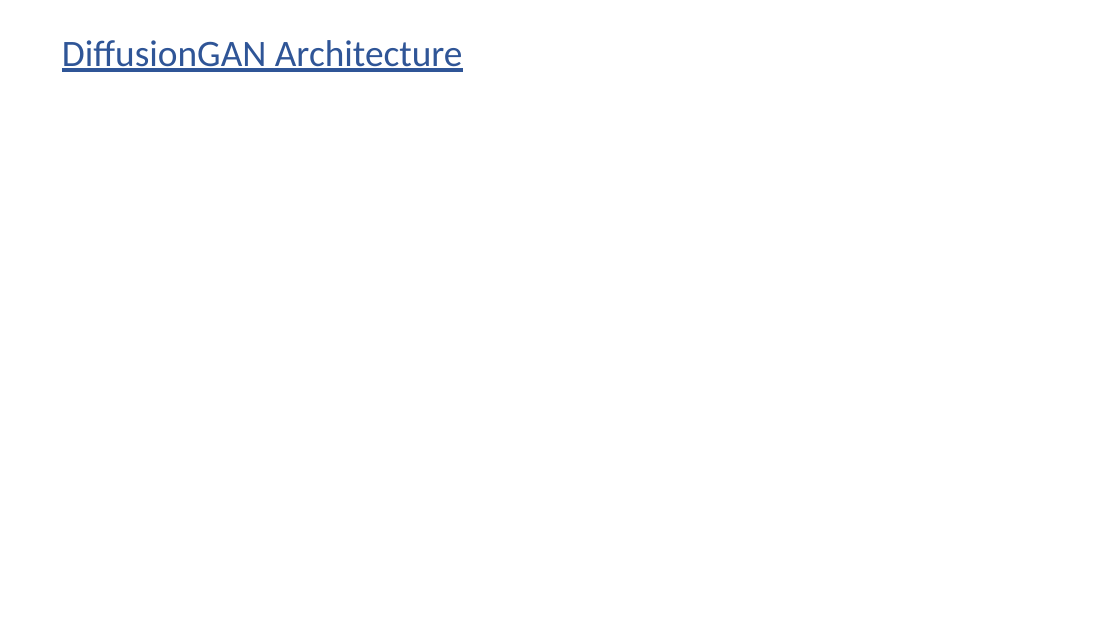
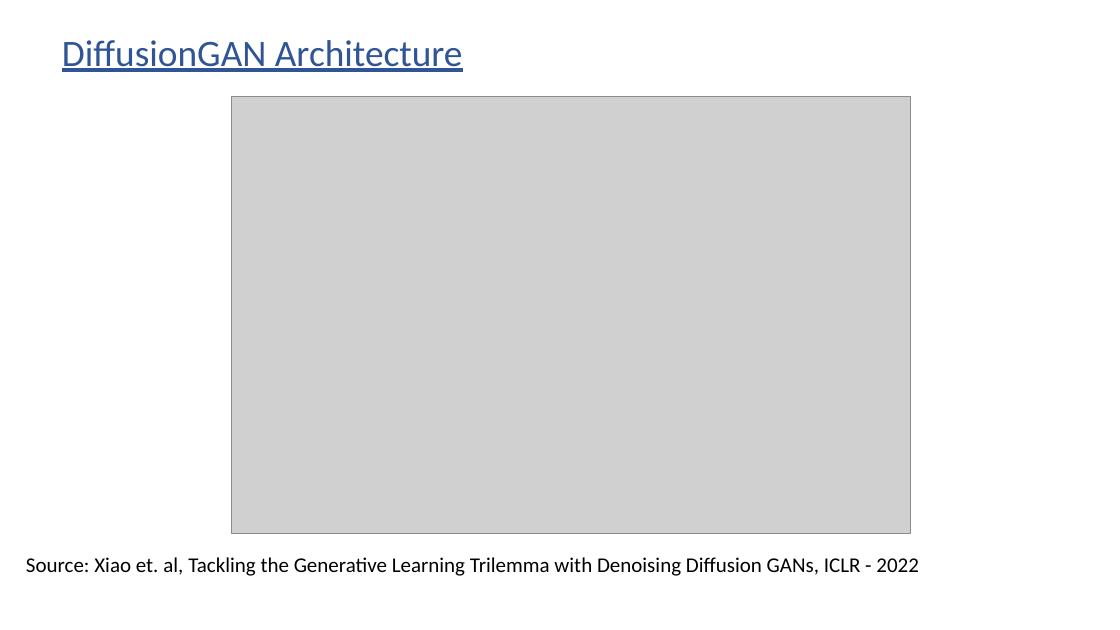
Before and after one commit to subirkumarparida/DDPM, a slide deck: slide 29 of Bias_Diffusion_v4.pptx (slide 28 before the commit). Drawn at 1120x630 pixels with LibreOffice and Linux fonts; fonts in the diff are those of the drawing; grey boxes stand for pictures. Boxes give left, top, right and bottom in pixels: in the first picture for what was removed or moved away, otherwise in the second. Text is boxed around its words. In the diff, an @@ line names an element or a change of style, - is before the commit and + after.

```diff
--- a/Bias_Diffusion_v4.pptx
+++ b/Bias_Diffusion_v4.pptx
@@ picture added at [231, 96, 911, 534] @@
@@ text added at [26, 557, 919, 576], 18 pt, text #000000 @@
+Source: Xiao et. al, Tackling the Generative Learning Trilemma with Denoising Diffusion GANs, ICLR - 2022
```
Also in this commit, not shown: 10 other slides changed, 2 slides added.
